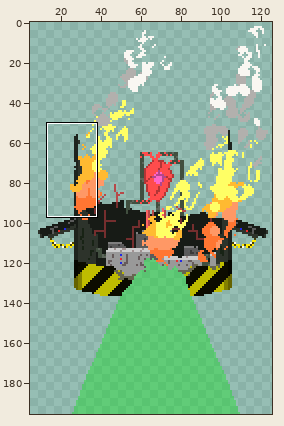
One commit to this sprite sheet: CasaDesDiamantes/sprites/sensoryTremblerBaseDestroyed_spr/6a86e7e3-4ac0-4104-81ad-84a0f6aa92a1.png. Above, an overview of the earlier version with the close-up marked.
Close-up. As it was:
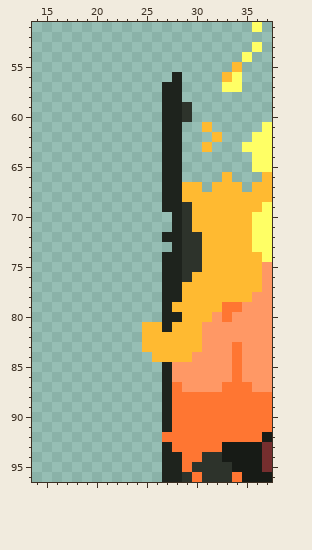
The file is 126x196 pixels. Colours within 5 levels of each other are drawn and written as one. Shown: x 14..37, y 51..96. The wide view leaves out empty margins. The commit also changed other parts of the picture, which this record leaves out.
The same view after the edit:
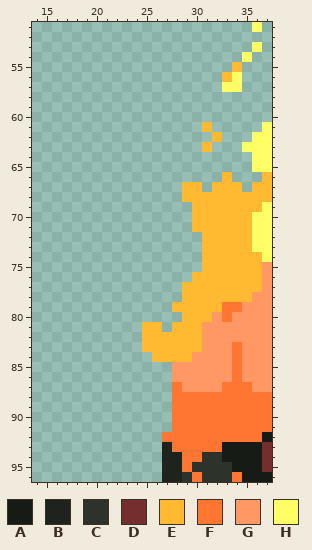
Palette (. is transparent): A #171b16  B #1e231d  C #2d332b  D #752e2e  E #ffba31  F #ff7632  G #ff9865  H #ffff65
Difference:
Changed rows in their new state; - is an unchanged pixel.
first column x 27:
56 -.--
57 ..--
58 ..--
59 ...-
60 ...-
61 ..--
62 ..--
63 ..--
64 ..--
65 ..--
66 ..--
67 ..--
68 ..--
69 ...-
70 -..-
71 -..-
72 ....
73 -...
74 ....
75 ....
76 ...-
77 ..--
78 ..--
79 .---
80 ..--
81 .---
first column x 27:
85 .
86 .
87 .
88 .
89 .
90 .
91 .
Pixel boxes of the changes (left, top, right, bottom) in both close-ups:
erased: (162, 72, 202, 432)
